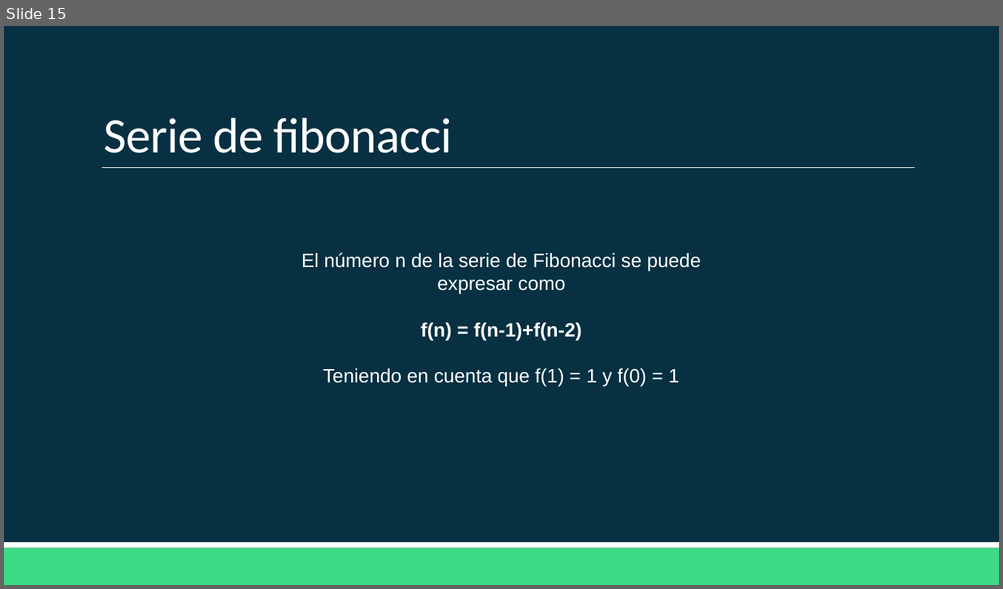
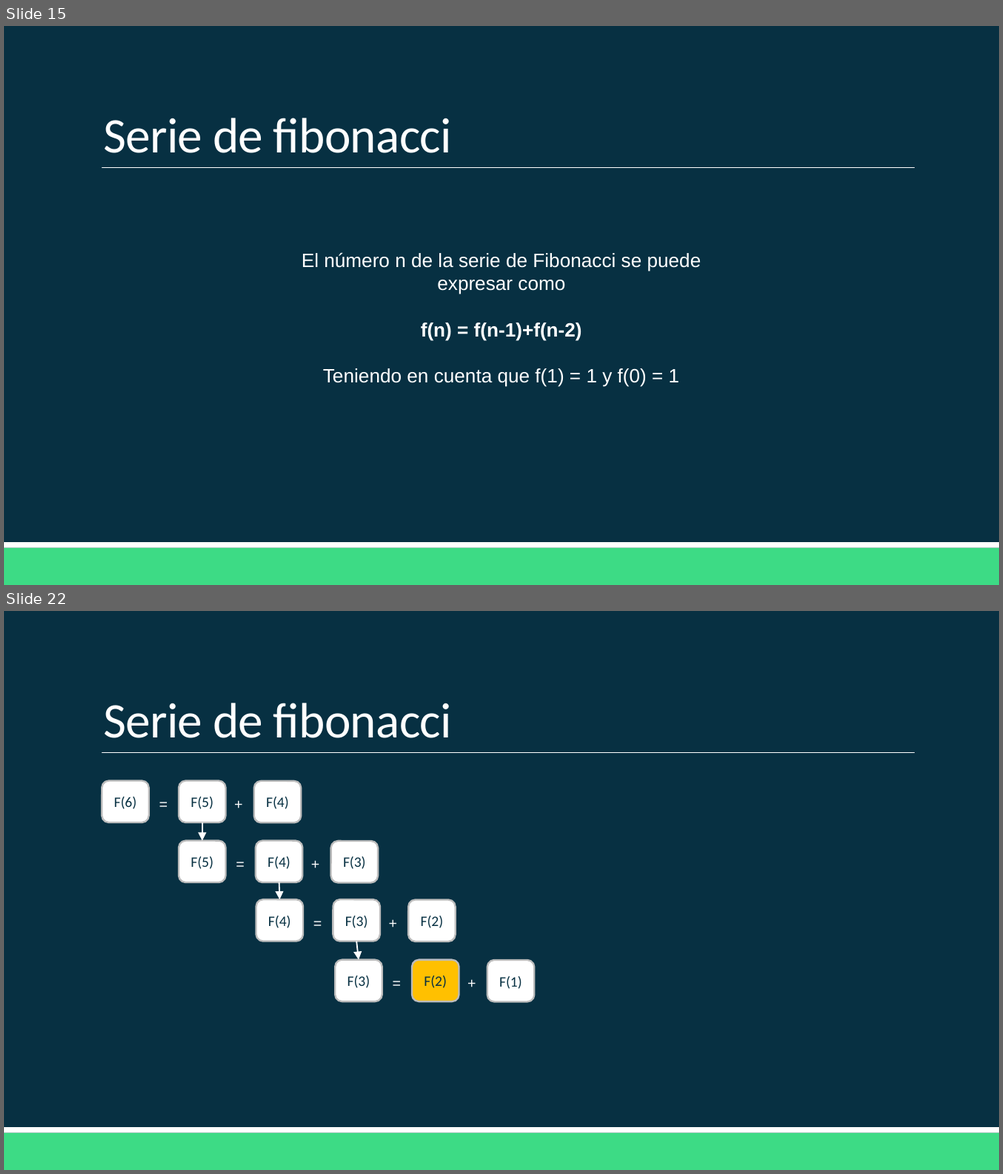
Before and after one commit to Domiciano/APII-221, a slide deck: Recursividad/Recursividad.pptx. Shown one above the other, each under a label of ours: slide 15 before the commit, slides 15 and 22 after it; the slides between them are not shown. The pictures are 1003x589 and 1003x1174 pixels, drawn with LibreOffice and Linux fonts; fonts in the diff are those of the drawing. Boxes give left, top, right and bottom in pixels: in the first picture for what was removed or moved away, otherwise in the second. Text is boxed around its words. In the diff, an @@ line names an element or a change of style, - is before the commit and + after.

```diff
--- a/Recursividad/Recursividad.pptx
+++ b/Recursividad/Recursividad.pptx
@@ slide 22 added at [4,611,999,1170], background #073042; not listed: 3 template elements that a slide beside it also shows @@
@@ title added at [103,703,452,738], 36 pt, text #FFFFFF @@
+Serie de fibonacci
@@ rounded rectangle added at [102,781,148,823], fill #FFFFFF, outline #BDBDBD 1.25 pt, 10.5 pt, text #073042 @@
+F(6)
@@ rounded rectangle added at [179,781,226,823], fill #FFFFFF, outline #BDBDBD 1.25 pt, 10.5 pt, text #073042 @@
+F(5)
@@ rounded rectangle added at [253,781,301,823], fill #FFFFFF, outline #BDBDBD 1.25 pt, 10.5 pt, text #073042 @@
+F(4)
@@ text added at [149,790,181,818], 10.5 pt, text #FFFFFF @@
+=
@@ text added at [225,790,256,818], 10.5 pt, text #FFFFFF @@
++
@@ arrow added from (202, 823) to (202, 840), #FFFFFF 1 pt @@
@@ rounded rectangle added at [179,840,226,883], fill #FFFFFF, outline #BDBDBD 1.25 pt, 10.5 pt, text #073042 @@
+F(5)
@@ text added at [226,851,258,879], 10.5 pt, text #FFFFFF @@
+=
@@ rounded rectangle added at [256,840,302,883], fill #FFFFFF, outline #BDBDBD 1.25 pt, 10.5 pt, text #073042 @@
+F(4)
@@ text added at [301,851,333,879], 10.5 pt, text #FFFFFF @@
++
@@ rounded rectangle added at [331,840,378,883], fill #FFFFFF, outline #BDBDBD 1.25 pt, 10.5 pt, text #073042 @@
+F(3)
@@ arrow added from (279, 883) to (279, 900), #FFFFFF 1 pt @@
@@ rounded rectangle added at [256,900,302,941], fill #FFFFFF, outline #BDBDBD 1.25 pt, 10.5 pt, text #073042 @@
+F(4)
@@ text added at [304,909,336,937], 10.5 pt, text #FFFFFF @@
+=
@@ rounded rectangle added at [333,900,380,941], fill #FFFFFF, outline #BDBDBD 1.25 pt, 10.5 pt, text #073042 @@
+F(3)
@@ text added at [379,909,411,937], 10.5 pt, text #FFFFFF @@
++
@@ rounded rectangle added at [408,900,455,943], fill #FFFFFF, outline #BDBDBD 1.25 pt, 10.5 pt, text #073042 @@
+F(2)
@@ arrow added from (356, 941) to (358, 960), #FFFFFF 1 pt @@
@@ rounded rectangle added at [336,960,382,1002], fill #FFFFFF, outline #BDBDBD 1.25 pt, 10.5 pt, text #073042 @@
+F(3)
@@ rounded rectangle added at [412,960,458,1002], fill #FFC000, outline #BDBDBD 1.25 pt, 10.5 pt, text #073042 @@
+F(2)
@@ rounded rectangle added at [487,960,534,1002], fill #FFFFFF, outline #BDBDBD 1.25 pt, 10.5 pt, text #073042 @@
+F(1)
@@ text added at [383,970,415,998], 10.5 pt, text #FFFFFF @@
+=
@@ text added at [458,970,489,998], 10.5 pt, text #FFFFFF @@
++
```
Also in this commit, not shown: 39 other slides added, 1 other file.
